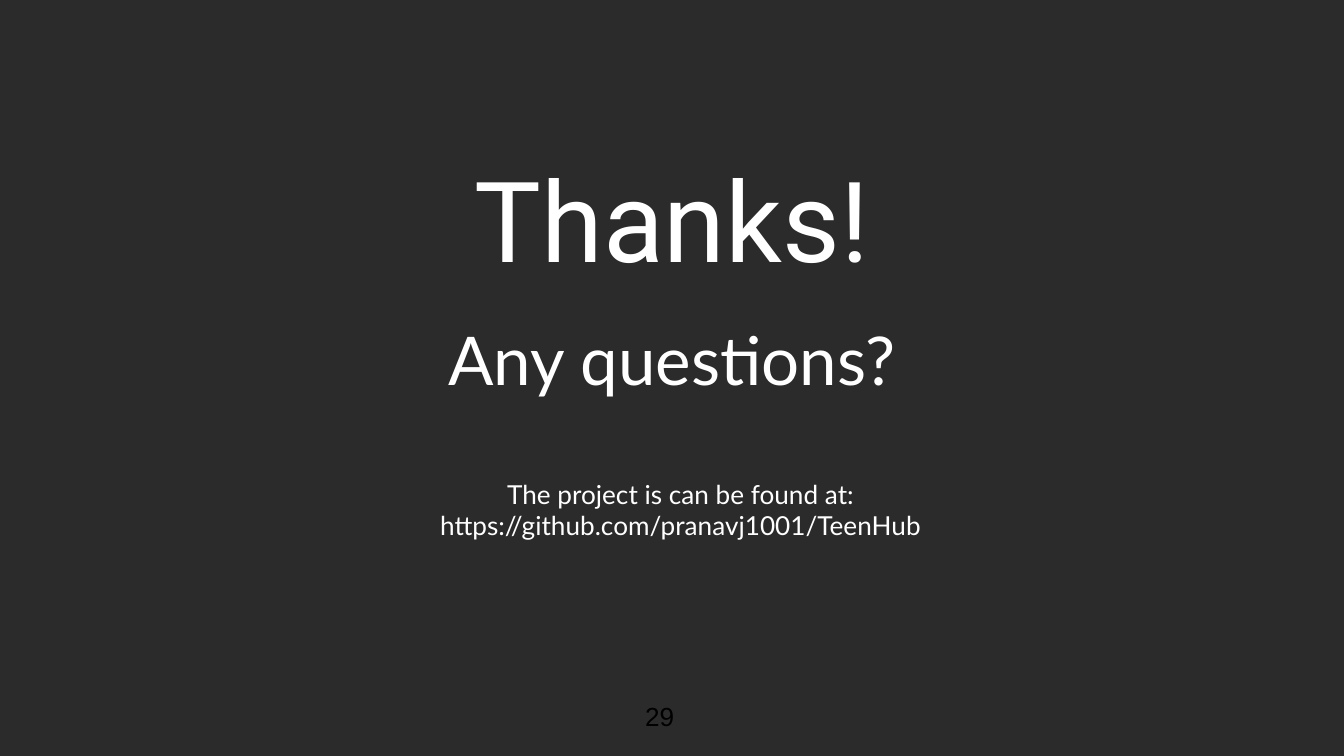
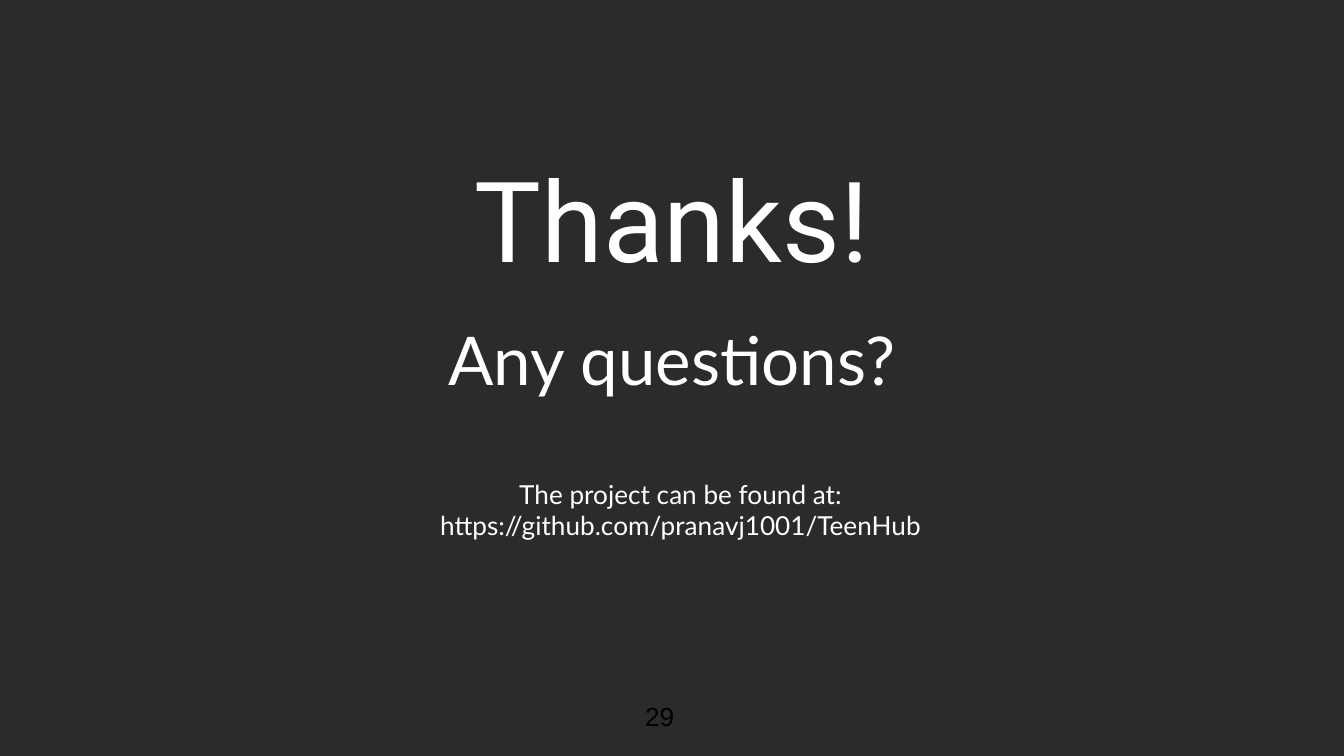
Before and after one commit to pranavj1001/TeenHub, a slide deck: slide 29 of docs/ppt(final)/teenHub_final.pptx. Drawn at 1344x756 pixels with LibreOffice and Linux fonts; fonts in the diff are those of the drawing; background and template pictures are left out; a plain dark background stands for a picture behind light text. Boxes give left, top, right and bottom in pixels: in the first picture for what was removed or moved away, otherwise in the second. Text is boxed around its words. In the diff, an @@ line names an element or a change of style, - is before the commit and + after.

Commit message:
add paper presentation ppt

```diff
--- a/docs/ppt(final)/teenHub_final.pptx
+++ b/docs/ppt(final)/teenHub_final.pptx
@@ text at <box>519,484,842,509</box>: text changed @@
-The project is can be found at:
+The project can be found at:
```
Also in this commit, not shown: 1 other file.
